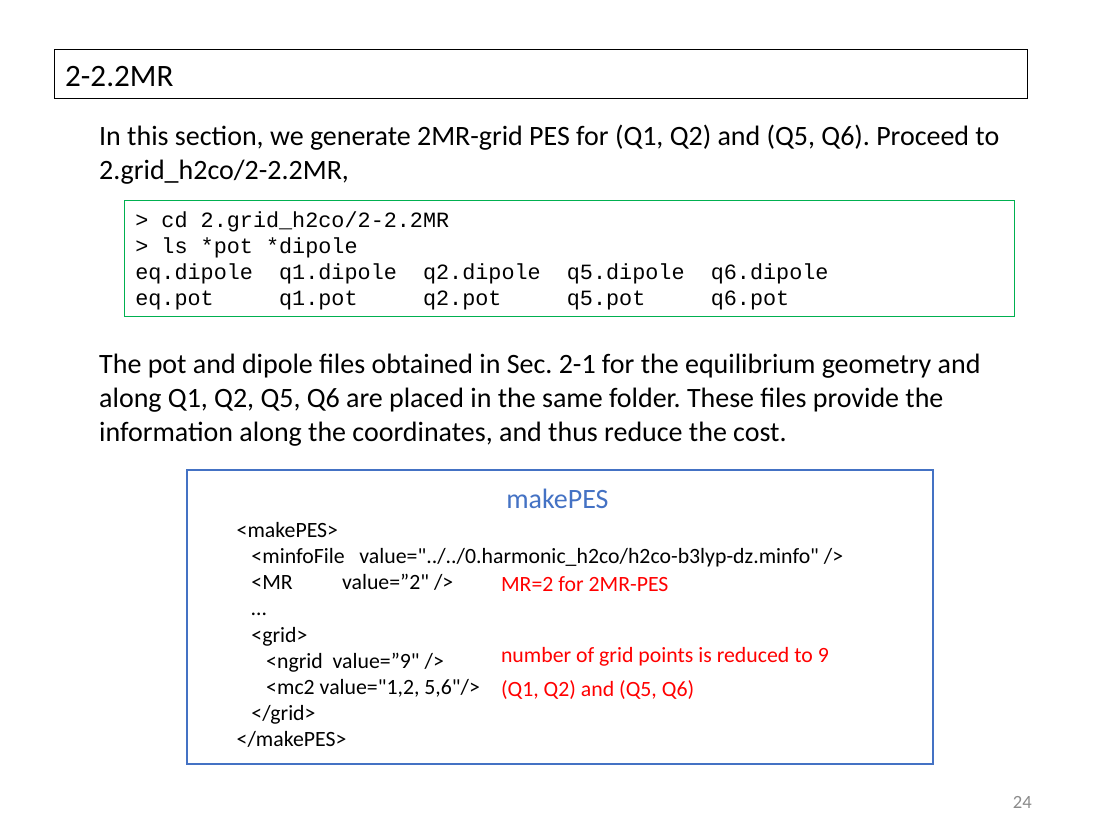
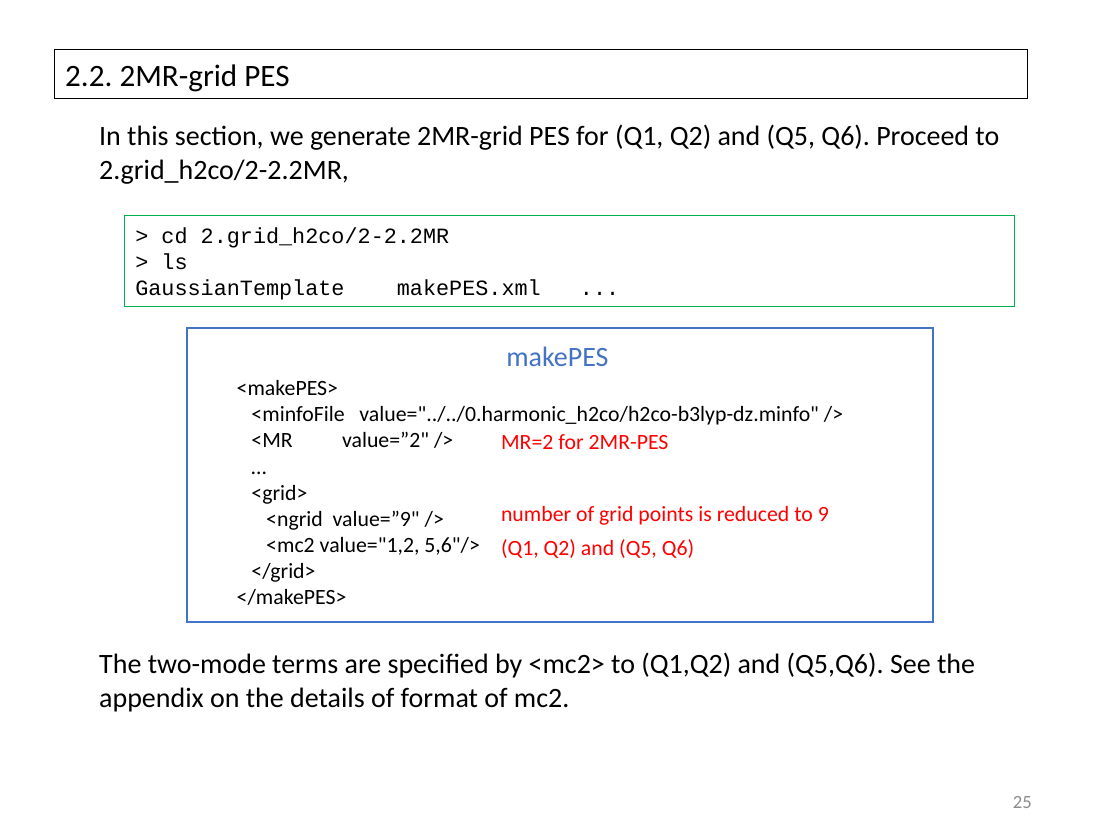
Before and after one commit to yagikiyoshi/sindo, a slide deck: slide 26 of doc/MakePES/usage_MakePES.pptx (slide 25 before the commit). Drawn at 1120x840 pixels with LibreOffice and Linux fonts; fonts in the diff are those of the drawing. Boxes give left, top, right and bottom in pixels: in the first picture for what was removed or moved away, otherwise in the second. Text is boxed around its words. In the diff, an @@ line names an element or a change of style, - is before the commit and + after.

```diff
--- a/doc/MakePES/usage_MakePES.pptx
+++ b/doc/MakePES/usage_MakePES.pptx
@@ text in rectangle at <box>65,64,289,92</box>: text changed @@
-2-2.2MR
+2.2. 2MR-grid PES
@@ rectangle "> cd 2.grid_h2co/2-2.2MR": place and size @@
-rectangle "> cd 2.grid_h2co/2-2.2MR" at <box>124,200,1015,317</box>
+rectangle "> cd 2.grid_h2co/2-2.2MR" at <box>124,216,1015,307</box>
@@ text in rectangle at <box>135,253,541,300</box>: text changed @@
-> ls *pot *dipole
-eq.dipole q1.dipole q2.dipole q5.dipole q6.dipole
-eq.pot q1.pot q2.pot q5.pot q6.pot
+> ls
+GaussianTemplate makePES.xml ...
@@ 5 texts, 1 rectangle: place and size @@
-5 texts, 1 rectangle at <box>187,469,933,764</box>
+5 texts, 1 rectangle at <box>187,328,933,623</box>
@@ text removed at <box>99,353,981,446</box> @@
-The pot and dipole files obtained in Sec. 2-1 for the equilibrium geometry and along Q1, Q2, Q5, Q6 are placed in the same folder. These files provide the information along the coordinates, and thus reduce the cost.
@@ text added at <box>99,652,975,712</box>, 18 pt, text #000000 @@
+The two-mode terms are specified by <mc2> to (Q1,Q2) and (Q5,Q6). See the appendix on the details of format of mc2.
@@ page number at <box>1013,796,1032,808</box>: text changed @@
-24
+25
```
Also in this commit, not shown: 33 other slides changed, 10 slides added, 5 slides removed, 1 other file.
